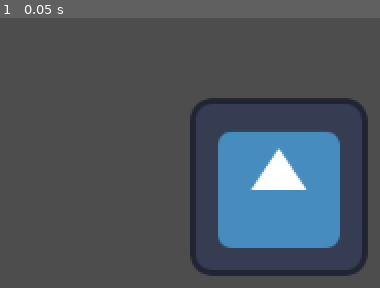
Above: before the commit, frame 1.
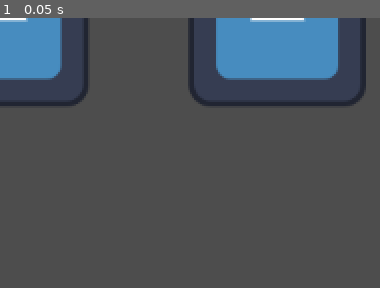
Above: after the commit, the same moment.

Repository: AETERNITA/TrippleP
Game: Godot game, scene res://base.tscn
The game is run twice, just before and just after one commit, with the same random seed, the same clock (stepped at 60 frames per second) and the same inputs. The project has no main scene, so this scene is started directly. The engine's default icon, where the game draws it, is replaced by a stand-in: a white triangle on a blue panel in a dark square.
Inputs:
- Up to frame 1 (0.05 s): no input

The runs differ from the first frame. In frame 1, 30% of the frame differs, in the area x 0-97%, y 0-96%.

Commit message:
Add files via upload

Diff:
--- a/base.tscn
+++ b/base.tscn
@@ -5,5 +5,8 @@
 [node name="Node2D" type="Node2D" unique_id=1478542497]
 
 [node name="Icon" type="Sprite2D" parent="." unique_id=139209845]
-position = Vector2(201, 122)
 texture = ExtResource("1_rpg24")
+
+[node name="Icon2" type="Sprite2D" parent="." unique_id=1090947366]
+position = Vector2(200, 0)
+texture = ExtResource("1_rpg24")
